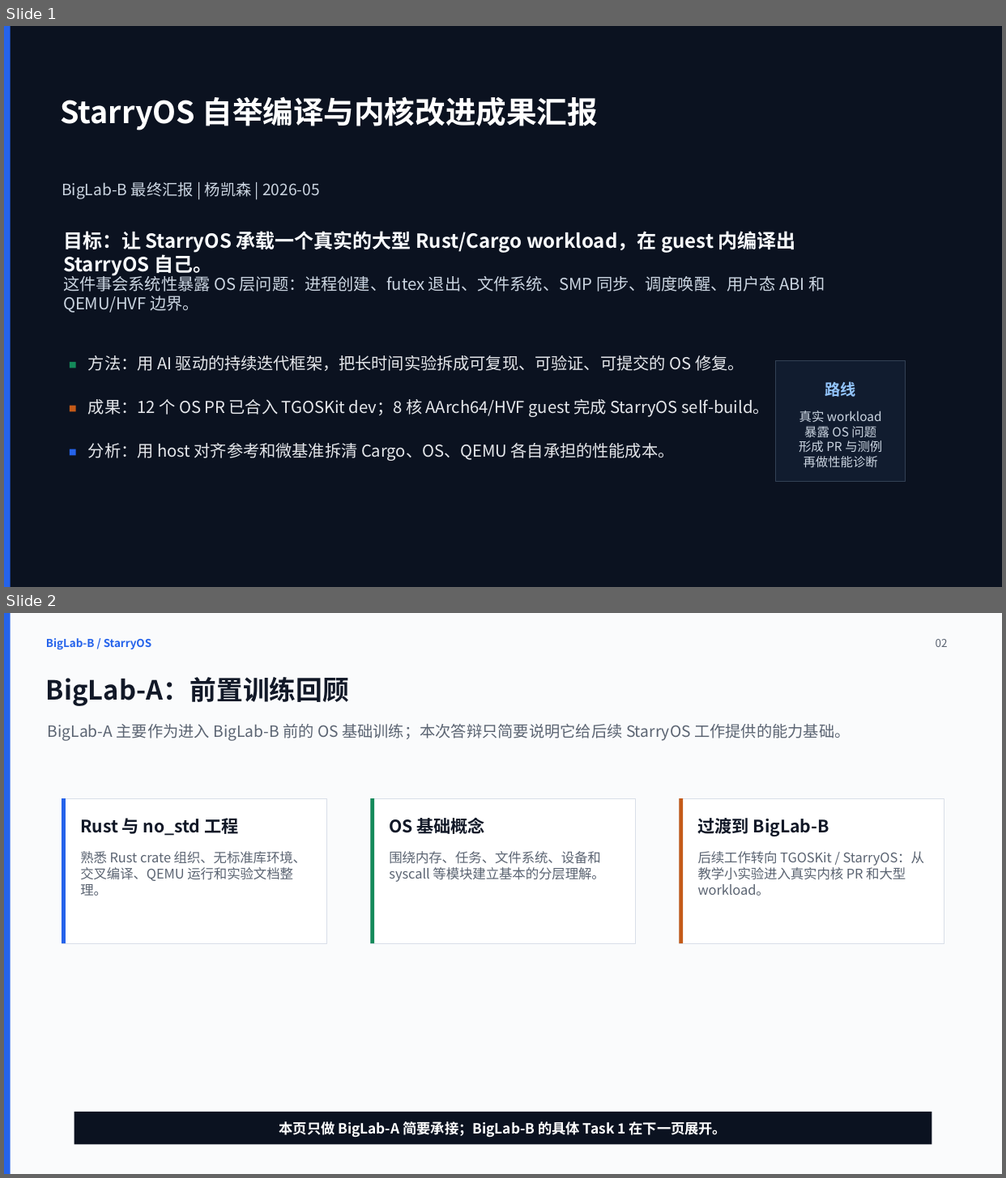
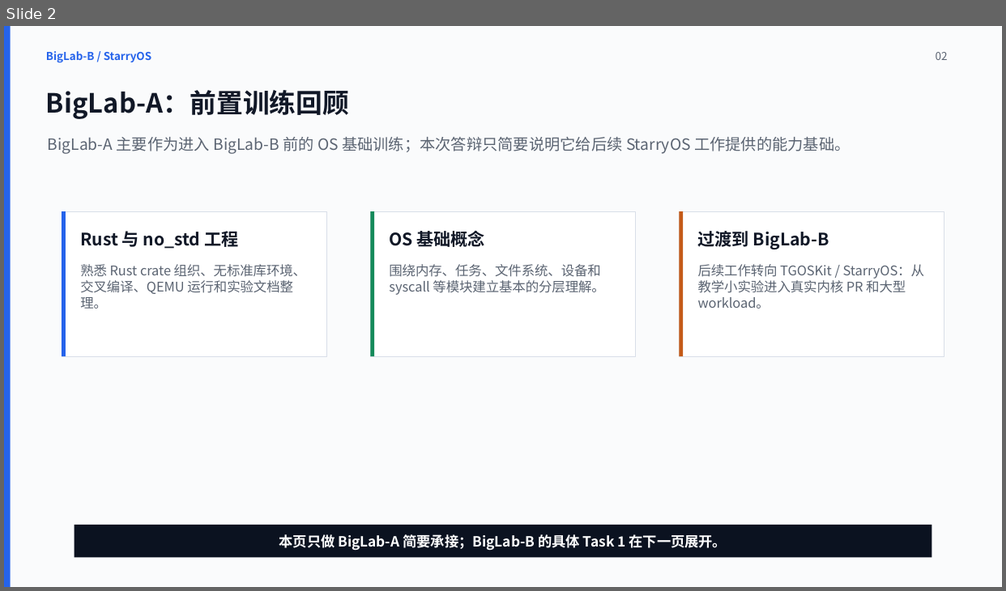
Before and after one commit to yks23/Auto-OS, a slide deck: showtime-2/final/biglab-b-final-yang-kaisen-minimal.pptx. Shown one above the other, each under a label of ours: slides 1 and 2 before the commit, slide 2 after it. The pictures are 1006x1178 and 1006x591 pixels, drawn with LibreOffice and Linux fonts; fonts in the diff are those of the drawing. Boxes give left, top, right and bottom in pixels: in the first picture for what was removed or moved away, otherwise in the second. Text is boxed around its words. In the diff, an @@ line names an element or a change of style, - is before the commit and + after.

```diff
--- a/showtime-2/final/biglab-b-final-yang-kaisen-minimal.pptx
+++ b/showtime-2/final/biglab-b-final-yang-kaisen-minimal.pptx
@@ slide 1 removed at [4, 26, 1002, 587], background #0B1220 @@
@@ rectangle removed at [4, 26, 10, 587] @@
@@ text removed at [60, 97, 598, 130] @@
-StarryOS 自举编译与内核改进成果汇报
@@ text removed at [62, 182, 320, 199] @@
-BigLab-B 最终汇报 | 杨凯森 | 2026-05
@@ text removed at [63, 231, 796, 276] @@
-目标：让 StarryOS 承载一个真实的大型 Rust/Cargo workload，在 guest 内编译出 StarryOS 自己。
@@ text removed at [63, 273, 825, 313] @@
-这件事会系统性暴露 OS 层问题：进程创建、futex 退出、文件系统、SMP 同步、调度唤醒、用户态 ABI 和 QEMU/HVF 边界。
@@ rectangle removed at [70, 362, 76, 368] @@
@@ text removed at [88, 356, 744, 371] @@
-方法：用 AI 驱动的持续迭代框架，把长时间实验拆成可复现、可验证、可提交的 OS 修复。
@@ rectangle removed at [776, 361, 906, 481] @@
@@ text removed at [825, 382, 855, 397] @@
-路线
@@ rectangle removed at [70, 406, 76, 412] @@
@@ text removed at [88, 399, 769, 417] @@
-成果：12 个 OS PR 已合入 TGOSKit dev；8 核 AArch64/HVF guest 完成 StarryOS self-build。
@@ text removed at [799, 411, 882, 468] @@
-真实 workload
-暴露 OS 问题
-形成 PR 与测例
-再做性能诊断
@@ rectangle removed at [70, 450, 76, 456] @@
@@ text removed at [88, 443, 675, 461] @@
-分析：用 host 对齐参考和微基准拆清 Cargo、OS、QEMU 各自承担的性能成本。
```
Also in this commit, not shown: 1 slide added, 7 other files.
